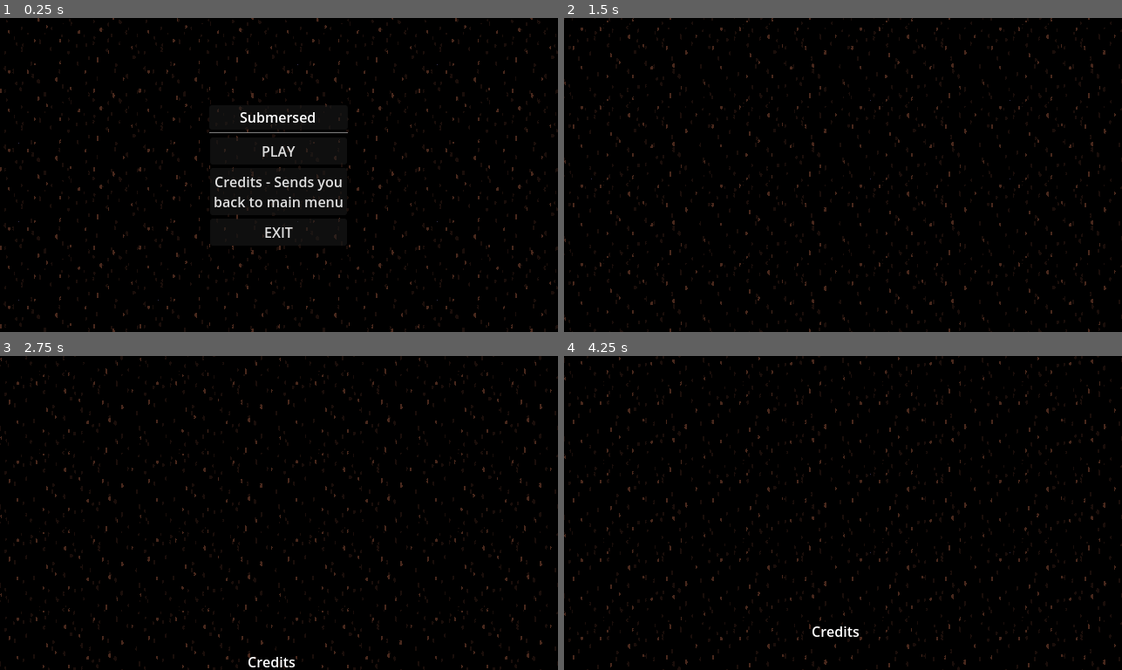
Above: before the commit, frames 1-4 (two rows, left to right).
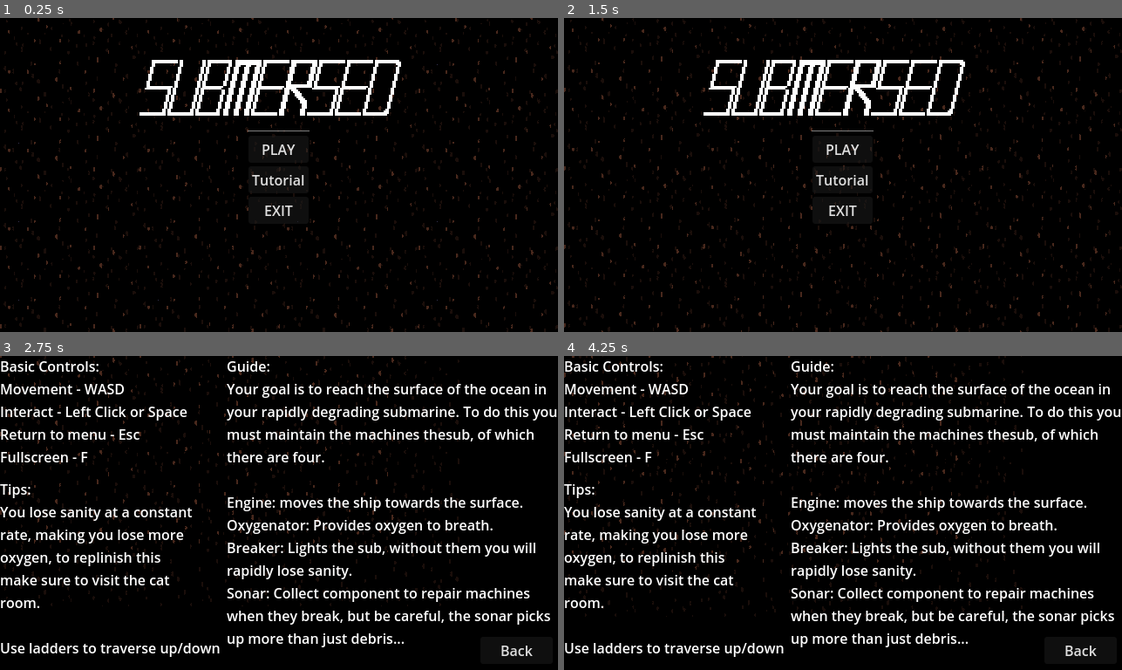
Above: after the commit, the same moments.

Repository: Parker-Vetter/SubwayUnderSea
Game: Godot game, scene res://Scenes/main_menu.tscn
Two runs of this game, one before a commit and one after it. Both use one fixed random seed, a clock stepped at 60 frames per second and the inputs below. Sound files missing from this copy of the repository are replaced by a short silence.
Inputs (mouse positions are in pixels of both pictures, inside the frame that each line leads up to):
- Up to frame 1 (0.25 s): no input
- Up to frame 2 (1.5 s): click (843, 190) at 0.5 s, where only the run before the commit has a clickable "Credits - Sends you back to m…"; click (1082, 313) at 1.25 s, where only the run after the commit has a clickable "Back"
- Up to frame 3 (2.75 s): click (279, 519) at 2 s, where only the run after the commit has a clickable "Tutorial"
- Up to frame 4 (4.25 s): move the mouse to (965, 497) at 2.77 s; hold D (right) 2.78-3.53 s; tap 0 (blah) at 2.85, 3.6 s; move the mouse to (731, 528) at 3.52 s; hold S (down) from 3.53 s (still down)

The runs differ from the first frame. In frame 1, 4.2% of the frame differs, in the area x 25-72%, y 13-71%; in frame 2, 12%; in frame 3, 19%; in frame 4, 19%, in the area x 0-100%, y 0-100%.

Commit message:
Final Build (I think)

Diff:
--- a/subwaysea/Scenes/MainScene.tscn
+++ b/subwaysea/Scenes/MainScene.tscn
@@ -478,7 +478,7 @@
 polygon = PackedVector2Array(626.5, 612, 679.5, 582, 715.5, 603, 746.5, 582, 793.5, 570, 839.5, 571, 869.5, 593, 893.5, 620, 666.5, 647)
 
 [node name="SmashPoint11" parent="Hull/SmashPoints" instance=ExtResource("14_00eo4")]
-polygon = PackedVector2Array(905.5, 614, 949.5, 592, 1017.5, 619, 1047.5, 602, 1091.5, 619, 1142.5, 604, 1233.5, 623, 1034.5, 656)
+polygon = PackedVector2Array(905.5, 614, 949.5, 592, 1014.5, 601, 1047.5, 602, 1091.5, 619, 1142.5, 604, 1233.5, 623, 1034.5, 656)
 
 [node name="SmashPoint12" parent="Hull/SmashPoints" instance=ExtResource("14_00eo4")]
 polygon = PackedVector2Array(1536.5, 464, 1484.5, 466, 1454.5, 487, 1448.5, 527, 1436.5, 553, 1437.5, 582, 1414.5, 622, 1562.5, 625, 1550.5, 460)
@@ -726,7 +726,6 @@
 volume_db = -11.0
 
 [node name="CanvasModulate" type="CanvasModulate" parent="."]
-visible = false
 color = Color(0.188235, 0.133333, 0.117647, 1)
 
 [node name="BLAST" type="AudioStreamPlayer2D" parent="."]
--- a/subwaysea/Scenes/Supply Grabber/debris.tscn
+++ b/subwaysea/Scenes/Supply Grabber/debris.tscn
@@ -3,8 +3,8 @@
 [ext_resource type="Script" path="res://Scripts/Supply Grabber/debris.gd" id="1_gorbr"]
 [ext_resource type="AudioStream" uid="uid://c2s1vk3o3kasw" path="res://assets/sounds/beep.wav" id="2_e28t2"]
 
-[sub_resource type="OccluderPolygon2D" id="OccluderPolygon2D_60s0e"]
-polygon = PackedVector2Array(-7, -6, 0, -7, 7, -6, 11, 0, 8, 5, 0, 7, -7, 5, -10, 0)
+[sub_resource type="CanvasItemMaterial" id="CanvasItemMaterial_6dy30"]
+light_mode = 2
 
 [node name="debris" type="Node2D"]
 light_mask = 4
@@ -23,11 +23,12 @@
 position = Vector2(56, 24)
 polygon = PackedVector2Array(-63, -30, -56, -31, -49, -30, -45, -24, -48, -19, -56, -17, -63, -19, -66, -24)
 
-[node name="LightOccluder2D" type="LightOccluder2D" parent="."]
+[node name="Polygon2D" type="Polygon2D" parent="."]
 light_mask = 4
-z_index = -1
-occluder = SubResource("OccluderPolygon2D_60s0e")
-occluder_light_mask = 4
+visibility_layer = 4
+material = SubResource("CanvasItemMaterial_6dy30")
+color = Color(0, 0, 0, 0.619608)
+polygon = PackedVector2Array(0, -7, 7, -6, 11, 0, 8, 5, 0, 7, -7, 5, -10, 0, -7, -6)
 
 [node name="AudioStreamPlayer" type="AudioStreamPlayer" parent="."]
 stream = ExtResource("2_e28t2")
--- a/subwaysea/Scenes/Supply Grabber/supplyGrabber.tscn
+++ b/subwaysea/Scenes/Supply Grabber/supplyGrabber.tscn
@@ -28,7 +28,6 @@
 color = Color(0.666667, 0.305882, 0.141176, 1)
 energy = 2.0
 range_item_cull_mask = 4
-shadow_enabled = true
 shadow_color = Color(0, 0.411541, 0.429578, 0)
 shadow_item_cull_mask = 4
 texture = ExtResource("2_qja2g")
--- a/subwaysea/Scenes/WinMenu/WinScene.tscn
+++ b/subwaysea/Scenes/WinMenu/WinScene.tscn
@@ -1,9 +1,10 @@
-[gd_scene load_steps=6 format=3 uid="uid://bs087341cu6rc"]
+[gd_scene load_steps=7 format=3 uid="uid://bs087341cu6rc"]
 
 [ext_resource type="Script" path="res://Scripts/MainMenu/main_menu.gd" id="1_e1of1"]
 [ext_resource type="Texture2D" uid="uid://c6gm2uw0xbpr4" path="res://assets/bottom_bubbles.png" id="2_xc8ja"]
 [ext_resource type="Texture2D" uid="uid://c4vjbsqie46d8" path="res://assets/top_bubbles.png" id="3_lgaqy"]
 [ext_resource type="Script" path="res://Scripts/MainMenu/characterFalling.gd" id="4_codwu"]
+[ext_resource type="AudioStream" uid="uid://43rm7woswdlr" path="res://assets/sounds/poostain.wav" id="5_4h0ch"]
 
 [sub_resource type="Curve" id="Curve_4qct1"]
 
@@ -44,6 +45,7 @@
 z_index = 1
 layout_mode = 2
 text = "You Won!"
+horizontal_alignment = 1
 
 [node name="TitleBarPanel" type="Panel" parent="CanvasLayer/Main Menu/HBoxContainer/VBoxContainer/TitleBar"]
 z_as_relative = false
@@ -65,6 +67,12 @@
 texture_filter = 1
 layout_mode = 2
 text = "REPLAY"
+
+[node name="CreditsButton" type="Button" parent="CanvasLayer/Main Menu/HBoxContainer/VBoxContainer"]
+texture_filter = 1
+layout_mode = 2
+text = "Credits - Sends you
+back to main menu"
 
 [node name="Button" type="Button" parent="CanvasLayer/Main Menu/HBoxContainer/VBoxContainer"]
 texture_filter = 1
@@ -124,6 +132,13 @@
 
 [node name="SpriteHolder" type="Node2D" parent="FloatingSpritesinOcean"]
 
+[node name="AudioStreamPlayer" type="AudioStreamPlayer" parent="."]
+stream = ExtResource("5_4h0ch")
+volume_db = -2.971
+autoplay = true
+
 [connection signal="pressed" from="CanvasLayer/Main Menu/HBoxContainer/VBoxContainer/Play Button" to="CanvasLayer/Main Menu" method="_on_play_button_pressed"]
+[connection signal="pressed" from="CanvasLayer/Main Menu/HBoxContainer/VBoxContainer/CreditsButton" to="CanvasLayer/Main Menu" method="_on_credits_button_pressed"]
 [connection signal="pressed" from="CanvasLayer/Main Menu/HBoxContainer/VBoxContainer/Button" to="CanvasLayer/Main Menu" method="_on_button_pressed"]
 [connection signal="timeout" from="FloatingSpritesinOcean/Spawner" to="FloatingSpritesinOcean" method="_on_spawner_timeout"]
+[connection signal="finished" from="AudioStreamPlayer" to="AudioStreamPlayer" method="play"]
--- a/subwaysea/Scenes/main_menu.tscn
+++ b/subwaysea/Scenes/main_menu.tscn
@@ -1,8 +1,9 @@
-[gd_scene load_steps=7 format=3 uid="uid://cia05oat6wybe"]
+[gd_scene load_steps=8 format=3 uid="uid://cia05oat6wybe"]
 
 [ext_resource type="Script" path="res://Scripts/MainMenu/main_menu.gd" id="1_pmlfr"]
 [ext_resource type="Texture2D" uid="uid://c6gm2uw0xbpr4" path="res://assets/bottom_bubbles.png" id="2_6r3wy"]
 [ext_resource type="Texture2D" uid="uid://c4vjbsqie46d8" path="res://assets/top_bubbles.png" id="3_74qxx"]
+[ext_resource type="Texture2D" uid="uid://c70hc1fev6t0v" path="res://assets/Title_Menu.png" id="4_1a0iq"]
 [ext_resource type="AudioStream" uid="uid://43rm7woswdlr" path="res://assets/sounds/poostain.wav" id="5_0ft7n"]
 [ext_resource type="Script" path="res://Scripts/MainMenu/characterFalling.gd" id="6_d8ln4"]
 
@@ -36,25 +37,6 @@
 size_flags_horizontal = 4
 alignment = 1
 
-[node name="TitleBar" type="Label" parent="CanvasLayer/Main Menu/HBoxContainer/VBoxContainer"]
-z_index = 1
-layout_mode = 2
-text = "Submersed"
-horizontal_alignment = 1
-
-[node name="TitleBarPanel" type="Panel" parent="CanvasLayer/Main Menu/HBoxContainer/VBoxContainer/TitleBar"]
-z_as_relative = false
-layout_mode = 1
-anchors_preset = -1
-anchor_left = -0.006
-anchor_top = -0.087
-anchor_right = 1.006
-anchor_bottom = 1.13
-offset_left = 0.02
-offset_top = 0.00100017
-offset_right = -0.0200043
-offset_bottom = 0.0100002
-
 [node name="HSeparator" type="HSeparator" parent="CanvasLayer/Main Menu/HBoxContainer/VBoxContainer"]
 layout_mode = 2
 
@@ -63,16 +45,20 @@
 layout_mode = 2
 text = "PLAY"
 
-[node name="CreditsButton" type="Button" parent="CanvasLayer/Main Menu/HBoxContainer/VBoxContainer"]
-texture_filter = 1
+[node name="Tutorial Button" type="Button" parent="CanvasLayer/Main Menu/HBoxContainer/VBoxContainer"]
 layout_mode = 2
-text = "Credits - Sends you
-back to main menu"
+text = "Tutorial"
 
 [node name="Button" type="Button" parent="CanvasLayer/Main Menu/HBoxContainer/VBoxContainer"]
 texture_filter = 1
 layout_mode = 2
 text = "EXIT"
+
+[node name="Title" type="Sprite2D" parent="CanvasLayer/Main Menu"]
+texture_filter = 1
+position = Vector2(320, 80)
+scale = Vector2(2, 2)
+texture = ExtResource("4_1a0iq")
 
 [node name="Parallax Exterior" type="Node2D" parent="."]
 
@@ -133,7 +119,7 @@
 autoplay = true
 
 [connection signal="pressed" from="CanvasLayer/Main Menu/HBoxContainer/VBoxContainer/Play Button" to="CanvasLayer/Main Menu" method="_on_play_button_pressed"]
-[connection signal="pressed" from="CanvasLayer/Main Menu/HBoxContainer/VBoxContainer/CreditsButton" to="CanvasLayer/Main Menu" method="_on_credits_button_pressed"]
+[connection signal="pressed" from="CanvasLayer/Main Menu/HBoxContainer/VBoxContainer/Tutorial Button" to="CanvasLayer/Main Menu" method="_on_tutorial_button_pressed"]
 [connection signal="pressed" from="CanvasLayer/Main Menu/HBoxContainer/VBoxContainer/Button" to="CanvasLayer/Main Menu" method="_on_button_pressed"]
 [connection signal="timeout" from="FloatingSpritesinOcean/Spawner" to="FloatingSpritesinOcean" method="_on_spawner_timeout"]
 [connection signal="finished" from="AudioStreamPlayer" to="AudioStreamPlayer" method="play"]
--- /dev/null
+++ b/subwaysea/Scenes/tutorial_menu.tscn
@@ -0,0 +1,118 @@
+[gd_scene load_steps=5 format=3 uid="uid://3vk87rc3y1k4"]
+
+[ext_resource type="Texture2D" uid="uid://c6gm2uw0xbpr4" path="res://assets/bottom_bubbles.png" id="1_28dwc"]
+[ext_resource type="Script" path="res://Scripts/MainMenu/main_menu.gd" id="1_45e6m"]
+[ext_resource type="Texture2D" uid="uid://c4vjbsqie46d8" path="res://assets/top_bubbles.png" id="2_f5ox7"]
+[ext_resource type="AudioStream" uid="uid://43rm7woswdlr" path="res://assets/sounds/poostain.wav" id="4_j23df"]
+
+[node name="TutorialMenu" type="Node"]
+
+[node name="CanvasLayer" type="CanvasLayer" parent="."]
+
+[node name="Control" type="Control" parent="CanvasLayer"]
+layout_mode = 3
+anchors_preset = 0
+offset_right = 640.0
+offset_bottom = 360.0
+script = ExtResource("1_45e6m")
+
+[node name="Controls" type="Label" parent="CanvasLayer/Control"]
+layout_mode = 0
+offset_right = 215.0
+offset_bottom = 179.0
+text = "Basic Controls:
+Movement - WASD
+Interact - Left Click or Space
+Return to menu - Esc
+Fullscreen - F
+
+"
+
+[node name="Label" type="Label" parent="CanvasLayer/Control"]
+layout_mode = 1
+anchors_preset = 1
+anchor_left = 1.0
+anchor_right = 1.0
+offset_left = -367.0
+offset_bottom = 360.0
+grow_horizontal = 0
+text = "Guide:
+Your goal is to reach the surface of the ocean in
+your rapidly degrading submarine. To do this you
+must maintain the machines thesub, of which
+there are four.
+
+Engine: moves the ship towards the surface.
+Oxygenator: Provides oxygen to breath.
+Breaker: Lights the sub, without them you will
+rapidly lose sanity.
+Sonar: Collect component to repair machines
+when they break, but be careful, the sonar picks
+up more than just debris..."
+
+[node name="Tips" type="Label" parent="CanvasLayer/Control"]
+layout_mode = 0
+offset_top = 141.0
+offset_right = 253.0
+offset_bottom = 346.0
+text = "Tips:
+You lose sanity at a constant
+rate, making you lose more
+oxygen, to replinish this
+make sure to visit the cat
+room.
+
+Use ladders to traverse up/down"
+
+[node name="BackButton" type="Button" parent="CanvasLayer/Control"]
+layout_mode = 0
+offset_left = 551.0
+offset_top = 322.0
+offset_right = 634.0
+offset_bottom = 353.0
+text = "Back"
+
+[node name="Parallax Exterior" type="Node2D" parent="CanvasLayer"]
+
+[node name="Exterior Background" type="Polygon2D" parent="CanvasLayer/Parallax Exterior"]
+z_index = -2
+color = Color(0, 0, 0, 1)
+polygon = PackedVector2Array(-744, -224, 2656, -208, 2656, 1712, -728, 1768)
+
+[node name="Background2" type="Parallax2D" parent="CanvasLayer/Parallax Exterior/Exterior Background"]
+scroll_scale = Vector2(0.4, 0.4)
+repeat_size = Vector2(160, 90)
+autoscroll = Vector2(0, 8)
+repeat_times = 6
+
+[node name="Sprite2D" type="Sprite2D" parent="CanvasLayer/Parallax Exterior/Exterior Background/Background2"]
+modulate = Color(1, 1, 1, 0.478431)
+light_mask = 2
+visibility_layer = 2
+position = Vector2(240, 120)
+scale = Vector2(0.25, 0.25)
+texture = ExtResource("1_28dwc")
+centered = false
+
+[node name="Foreground" type="Parallax2D" parent="CanvasLayer/Parallax Exterior/Exterior Background"]
+scroll_scale = Vector2(0.7, 0.7)
+scroll_offset = Vector2(950, 869)
+repeat_size = Vector2(160, 90)
+autoscroll = Vector2(0, 15)
+repeat_times = 6
+
+[node name="Sprite2D" type="Sprite2D" parent="CanvasLayer/Parallax Exterior/Exterior Background/Foreground"]
+light_mask = 2
+visibility_layer = 2
+position = Vector2(240, 120)
+scale = Vector2(0.25, 0.25)
+texture = ExtResource("2_f5ox7")
+centered = false
+
+[node name="AudioStreamPlayer" type="AudioStreamPlayer" parent="."]
+stream = ExtResource("4_j23df")
+volume_db = -2.971
+autoplay = true
+
+[connection signal="pressed" from="CanvasLayer/Control/BackButton" to="CanvasLayer/Control" method="_on_back_button_pressed"]
+[connection signal="finished" from="AudioStreamPlayer" to="AudioStreamPlayer" method="play"]
--- a/subwaysea/Scripts/MainMenu/main_menu.gd
+++ b/subwaysea/Scripts/MainMenu/main_menu.gd
@@ -9,3 +9,9 @@
 
 func _on_button_pressed() -> void:
 	get_tree().quit()
+
+func _on_tutorial_button_pressed() -> void:
+	get_tree().change_scene_to_file("res://Scenes/tutorial_menu.tscn")
+
+func _on_back_button_pressed() -> void:
+	get_tree().change_scene_to_file("res://Scenes/main_menu.tscn")
--- a/subwaysea/Scripts/Supply Grabber/supply_grabber.gd
+++ b/subwaysea/Scripts/Supply Grabber/supply_grabber.gd
@@ -32,8 +32,8 @@
 
 var collecting_flash = 0
 func _process(delta: float) -> void:
-	if Input.is_action_just_pressed("blah"):
-		currently_collecting = false
+	#if Input.is_action_just_pressed("blah"):
+		#currently_collecting = false
 
 	if currently_collecting:
 		$CurrentlyCollectingText.show()
--- a/subwaysea/Scripts/attackHandler.gd
+++ b/subwaysea/Scripts/attackHandler.gd
@@ -48,7 +48,7 @@
 func _on_attack_timer_timeout() -> void:
 	callForAttack()
 	var depth_multiplier = remap(run_time, 0, 500, 1, 0)
-	var wait_time = int(randfn(20 + 20 * depth_multiplier, 10))
+	var wait_time = int(randfn(30 + 45 * depth_multiplier, 10))
 	randomAttackTimer.wait_time = wait_time
 
 func depth_change_call(new_depth):
Not shown: 3 places in subwaysea/Scenes/MainScene.tscn that only renumber resources
Binary file added: subwaysea/assets/Title_Menu.png
Not shown, added: subwaysea/assets/Title_Menu.png.import
